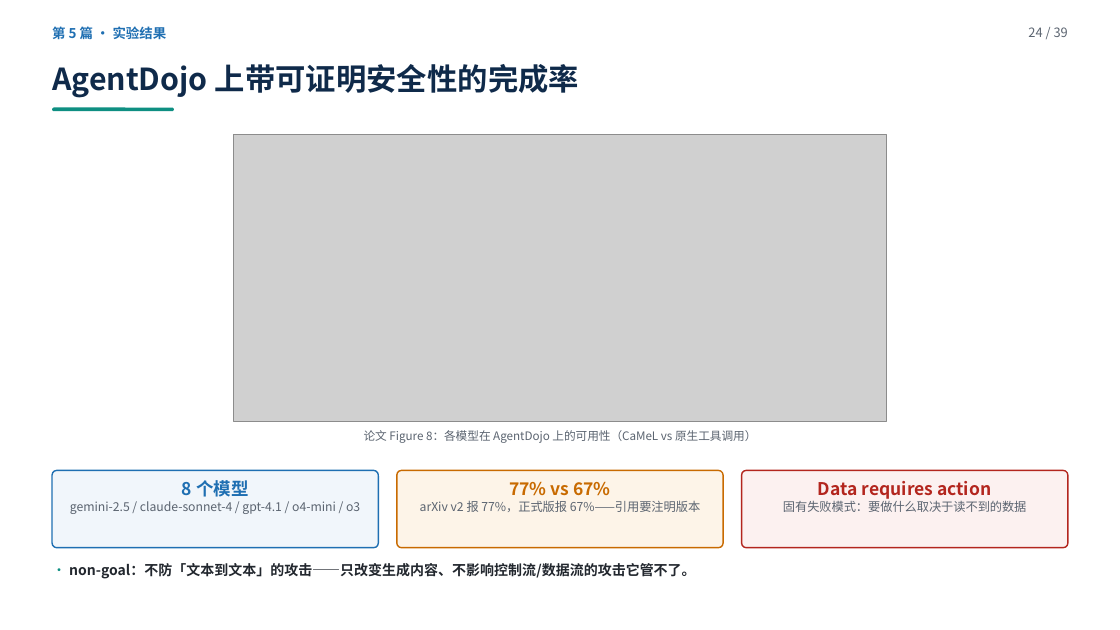
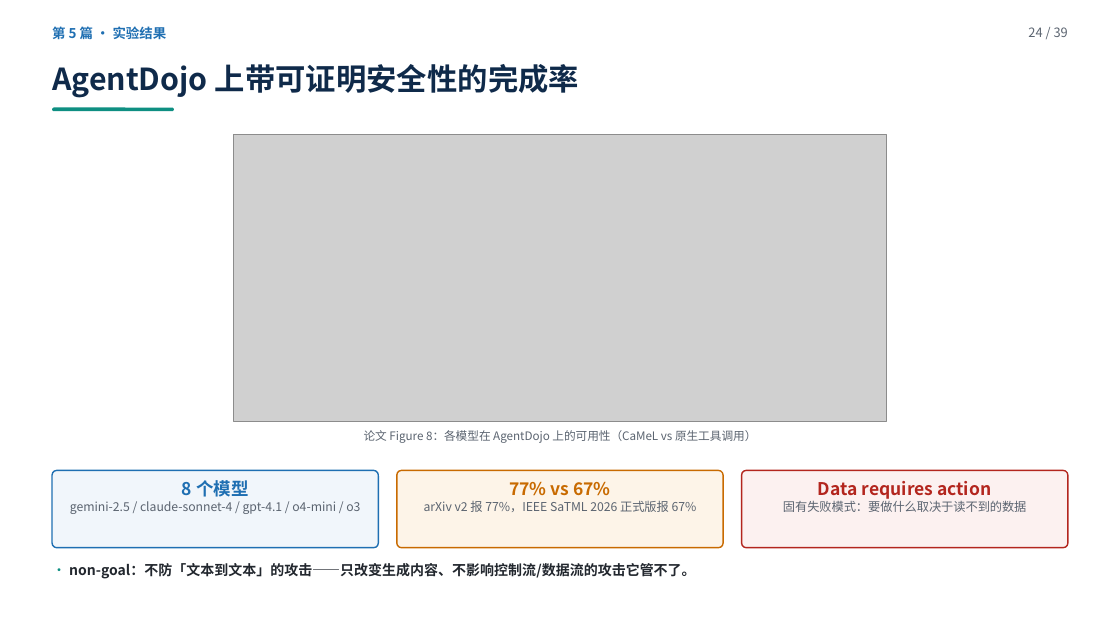
Before and after one commit to yiiiiiii1/multi-agent-remote-sensing, a slide deck: slide 24 of 阶段2-卫星多智能体防御/presentations/卫星多智能体安全调研汇报.pptx. Drawn at 1120x630 pixels with LibreOffice and Linux fonts; fonts in the diff are those of the drawing; grey boxes stand for pictures. Boxes give left, top, right and bottom in pixels: in the first picture for what was removed or moved away, otherwise in the second. Text is boxed around its words. In the diff, an @@ line names an element or a change of style, - is before the commit and + after.

```diff
--- a/阶段2-卫星多智能体防御/presentations/卫星多智能体安全调研汇报.pptx
+++ b/阶段2-卫星多智能体防御/presentations/卫星多智能体安全调研汇报.pptx
@@ text at [424, 501, 697, 512]: text changed @@
-arXiv v2 报 77%，正式版报 67%——引用要注明版本
+arXiv v2 报 77%，IEEE SaTML 2026 正式版报 67%
```
Also in this commit, not shown: 12 other slides changed, 3 other files.
